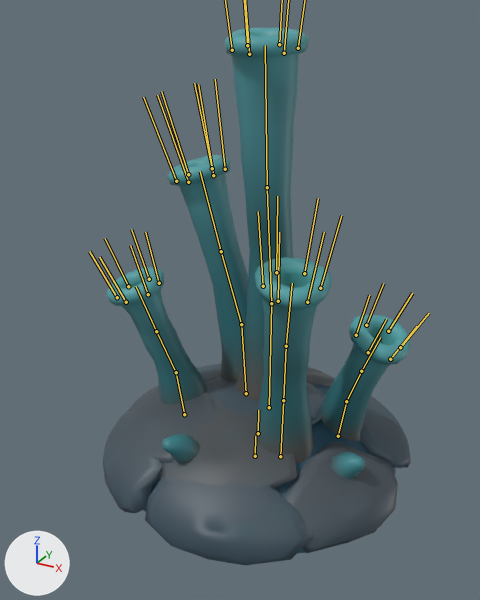
The glTF model assets/creatures/spawn_polyp/spawn_polyp.glb as it was, and as the next commit left it.
One viewpoint serves both versions: a camera (50 mm lens) standing at (0.428, -0.833, 0.701) and looking at (-0.015, -0.028, 0.299). The lights are fixed; the arrows at lower left show +X, +Y and +Z. The older version comes first. Both versions are drawn at frame 9 of the action 'attack'; the numbers are the values there. The bones that bend it are drawn over the model as lines.

In view in the first picture: 'spawn_polyp'.
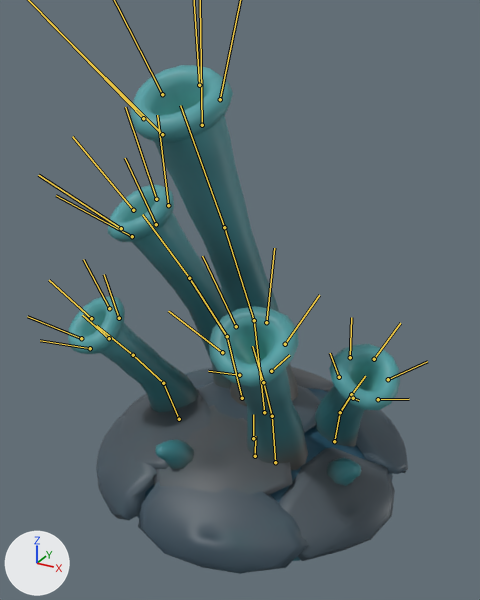
What the commit changed:
Bone 'base' (bone_base) moves from (0.0, 0.0, -0.009) to (0.0, 0.0, 0.007).
Bone 'tube0_0' (bone_tube0_0) turns from (-12, 1, -6) to (0, -1, -2) degrees about its own x, y and z.
Bone 'tube0_1' (bone_tube0_1) turns from (-6, 2, -4) to (0, 0, 0) degrees about its own x, y and z.
Bone 'tube0_2' (bone_tube0_2) turns from (-5, 2, -4) to (-1, 0, -1) degrees about its own x, y and z.
Bone 'lip0_0' (bone_lip0_0) turns from (-10, 0, -6) to (3, 1, 5) degrees about its own x, y and z.
Bone 'lip0_1' (bone_lip0_1) turns from (-6, 2, 10) to (-1, 2, -5) degrees about its own x, y and z.
Bone 'lip0_2' (bone_lip0_2) turns from (4, -2, 10) to (-4, -4, -4) degrees about its own x, y and z.
Bone 'lip0_3' (bone_lip0_3) turns from (10, 0, 6) to (-5, 0, 0) degrees about its own x, y and z.
Bone 'lip0_4' (bone_lip0_4) turns from (11, 3, -1) to (-7, 4, 0) degrees about its own x, y and z.
Bone 'lip0_5' (bone_lip0_5) turns from (6, 0, -11) to (-5, -1, 1) degrees about its own x, y and z.
Bone 'tube1_0' (bone_tube1_0) turns from (-12, 1, -5) to (0, -1, -2) degrees about its own x, y and z.
Bone 'tube1_1' (bone_tube1_1) turns from (-7, 2, -3) to (0, 0, 0) degrees about its own x, y and z.
Bone 'tube1_2' (bone_tube1_2) turns from (-5, 2, -3) to (-1, 0, 0) degrees about its own x, y and z.
Bone 'lip1_0' (bone_lip1_0) turns from (-10, 0, -4) to (4, 1, 4) degrees about its own x, y and z.
Bone 'lip1_1' (bone_lip1_1) turns from (-6, 2, 10) to (-1, 2, -5) degrees about its own x, y and z.
Bone 'lip1_2' (bone_lip1_2) turns from (5, -2, 10) to (-4, -3, -4) degrees about its own x, y and z.
Bone 'lip1_3' (bone_lip1_3) turns from (10, 0, 5) to (-5, 0, 0) degrees about its own x, y and z.
Bone 'lip1_4' (bone_lip1_4) turns from (10, 3, -3) to (-6, 4, 1) degrees about its own x, y and z.
Bone 'lip1_5' (bone_lip1_5) turns from (4, -1, -12) to (-5, -1, 3) degrees about its own x, y and z.
Bone 'tube2_0' (bone_tube2_0) turns from (-14, 0, 0) to (-1, 0, 0) degrees about its own x, y and z.
Bone 'tube2_1' (bone_tube2_1) turns from (-7, 0, 0) to (0, 0, 0) degrees about its own x, y and z.
Bone 'tube2_2' (bone_tube2_2) turns from (-6, 0, 0) to (-1, 0, 0) degrees about its own x, y and z.
Bone 'lip2_0' (bone_lip2_0) turns from (-11, 0, 0) to (5, 0, 0) degrees about its own x, y and z.
Bone 'lip2_1' (bone_lip2_1) turns from (0, 1, 12) to (-3, 2, -4) degrees about its own x, y and z.
Bone 'lip2_2' (bone_lip2_2) turns from (9, -3, 6) to (-6, -4, -2) degrees about its own x, y and z.
Bone 'lip2_3' (bone_lip2_3) turns from (11, 0, 0) to (-5, 0, 0) degrees about its own x, y and z.
Bone 'lip2_4' (bone_lip2_4) turns from (8, 3, -7) to (-6, 4, 3) degrees about its own x, y and z.
Bone 'lip2_5' (bone_lip2_5) turns from (-1, -1, -12) to (-3, -2, 4) degrees about its own x, y and z.
Bone 'tube3_0' (bone_tube3_0) turns from (-13, 0, 3) to (-1, 0, 1) degrees about its own x, y and z.
Bone 'tube3_1' (bone_tube3_1) turns from (-7, -1, 2) to (0, 0, 0) degrees about its own x, y and z.
Bone 'tube3_2' (bone_tube3_2) turns from (-6, -1, 2) to (-1, 0, 0) degrees about its own x, y and z.
Bone 'lip3_0' (bone_lip3_0) turns from (-11, 0, 3) to (5, -1, -3) degrees about its own x, y and z.
Bone 'lip3_1' (bone_lip3_1) turns from (3, 1, 12) to (-4, 2, -3) degrees about its own x, y and z.
Bone 'lip3_2' (bone_lip3_2) turns from (10, -3, 4) to (-6, -4, -1) degrees about its own x, y and z.
Bone 'lip3_3' (bone_lip3_3) turns from (11, 0, -3) to (-5, 0, 0) degrees about its own x, y and z.
Bone 'lip3_4' (bone_lip3_4) turns from (7, 3, -8) to (-5, 4, 3) degrees about its own x, y and z.
Bone 'lip3_5' (bone_lip3_5) turns from (-3, -2, -12) to (-2, -2, 4) degrees about its own x, y and z.
Bone 'tube4_0' (bone_tube4_0) turns from (-10, -1, 7) to (1, 1, 3) degrees about its own x, y and z.
Bone 'tube4_1' (bone_tube4_1) turns from (-5, -3, 4) to (0, 0, 0) degrees about its own x, y and z.
Bone 'tube4_2' (bone_tube4_2) turns from (-4, -3, 4) to (-1, 0, 1) degrees about its own x, y and z.
Bone 'lip4_0' (bone_lip4_0) turns from (-9, 0, 6) to (2, -1, -6) degrees about its own x, y and z.
Bone 'lip4_1' (bone_lip4_1) turns from (6, 0, 10) to (-5, 1, -1) degrees about its own x, y and z.
Bone 'lip4_2' (bone_lip4_2) turns from (11, -2, 0) to (-6, -4, 0) degrees about its own x, y and z.
Bone 'lip4_3' (bone_lip4_3) turns from (9, 1, -8) to (-6, 0, 0) degrees about its own x, y and z.
Bone 'lip4_4' (bone_lip4_4) turns from (3, 2, -11) to (-3, 3, 5) degrees about its own x, y and z.
Bone 'lip4_5' (bone_lip4_5) turns from (-8, -2, -8) to (0, -2, 5) degrees about its own x, y and z.

Pixel boxes (x1, y1, x2, y2) of what changed, in the pictures (480 x 600 px):
'spawn_polyp', posed (10% wider): before (103, 27, 411, 565); after (68, 65, 408, 574)
bone 'base', root to tip: before (258, 433) to (258, 410); after (253, 438) to (253, 414)
bone 'tube0_0', root to tip: before (184, 414) to (176, 372); after (179, 419) to (163, 383)
bone 'tube0_1', root to tip: before (176, 372) to (156, 331); after (163, 383) to (133, 355)
bone 'tube0_2', root to tip: before (156, 331) to (136, 286); after (133, 355) to (96, 325)
bone 'lip0_0', root to tip: before (126, 302) to (99, 257); after (90, 348) to (40, 340)
bone 'lip0_1', root to tip: before (148, 294) to (130, 245); after (109, 338) to (82, 315)
bone 'lip0_2', root to tip: before (159, 283) to (145, 232); after (119, 318) to (104, 274)
bone 'lip0_3', root to tip: before (149, 279) to (131, 229); after (109, 308) to (83, 259)
bone 'lip0_4', root to tip: before (128, 286) to (105, 238); after (91, 318) to (49, 280)
bone 'lip0_5', root to tip: before (117, 297) to (89, 251); after (81, 338) to (27, 316)
bone 'tube1_0', root to tip: before (246, 393) to (241, 324); after (242, 398) to (227, 336)
bone 'tube1_1', root to tip: before (241, 324) to (221, 251); after (227, 336) to (189, 278)
bone 'tube1_2', root to tip: before (221, 251) to (200, 171); after (189, 278) to (142, 214)
bone 'lip1_0', root to tip: before (188, 182) to (157, 95); after (132, 236) to (56, 195)
bone 'lip1_1', root to tip: before (213, 175) to (198, 84); after (156, 224) to (125, 158)
bone 'lip1_2', root to tip: before (225, 169) to (215, 79); after (168, 205) to (157, 115)
bone 'lip1_3', root to tip: before (212, 168) to (194, 83); after (156, 199) to (125, 107)
bone 'lip1_4', root to tip: before (188, 174) to (161, 91); after (133, 210) to (72, 136)
bone 'lip1_5', root to tip: before (176, 181) to (143, 97); after (121, 228) to (38, 175)
bone 'tube2_0', root to tip: before (269, 407) to (271, 303); after (264, 412) to (254, 320)
bone 'tube2_1', root to tip: before (271, 303) to (267, 187); after (254, 320) to (224, 227)
bone 'tube2_2', root to tip: before (267, 187) to (265, 45); after (224, 227) to (180, 105)
bone 'tube3_0', root to tip: before (280, 456) to (283, 400); after (275, 462) to (272, 416)
bone 'tube3_1', root to tip: before (283, 400) to (286, 346); after (272, 416) to (263, 382)
bone 'tube3_2', root to tip: before (286, 346) to (292, 283); after (263, 382) to (252, 346)
bone 'lip3_0', root to tip: before (278, 301) to (279, 232); after (239, 375) to (208, 371)
bone 'lip3_1', root to tip: before (307, 302) to (324, 232); after (271, 371) to (289, 355)
bone 'lip3_2', root to tip: before (320, 288) to (341, 215); after (285, 344) to (319, 295)
bone 'lip3_3', root to tip: before (304, 273) to (318, 198); after (266, 322) to (274, 248)
bone 'lip3_4', root to tip: before (276, 272) to (277, 196); after (236, 326) to (202, 256)
bone 'lip3_5', root to tip: before (263, 286) to (258, 211); after (222, 352) to (168, 311)
bone 'tube4_0', root to tip: before (338, 436) to (346, 401); after (334, 441) to (340, 412)
bone 'tube4_1', root to tip: before (346, 401) to (361, 371); after (340, 412) to (351, 394)
bone 'tube4_2', root to tip: before (361, 371) to (380, 337); after (351, 394) to (365, 376)
bone 'lip4_0', root to tip: before (368, 352) to (386, 319); after (353, 398) to (359, 400)
bone 'lip4_1', root to tip: before (390, 359) to (417, 326); after (378, 399) to (409, 399)
bone 'lip4_2', root to tip: before (400, 347) to (429, 313); after (388, 379) to (427, 361)
bone 'lip4_3', root to tip: before (388, 331) to (412, 293); after (374, 359) to (400, 323)
bone 'lip4_4', root to tip: before (366, 325) to (383, 283); after (350, 357) to (351, 317)
bone 'lip4_5', root to tip: before (356, 335) to (369, 295); after (339, 377) to (330, 353)
